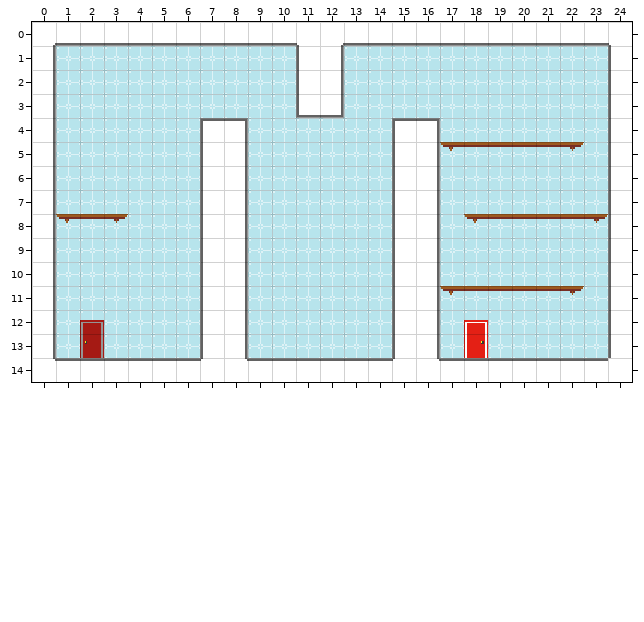
One commit to this Tiled map: assets/data/6.tmx. Above is the file before it was changed.
Cells are 16x16 px. Shown: x 0..24, y 0..14.
And afterwards:
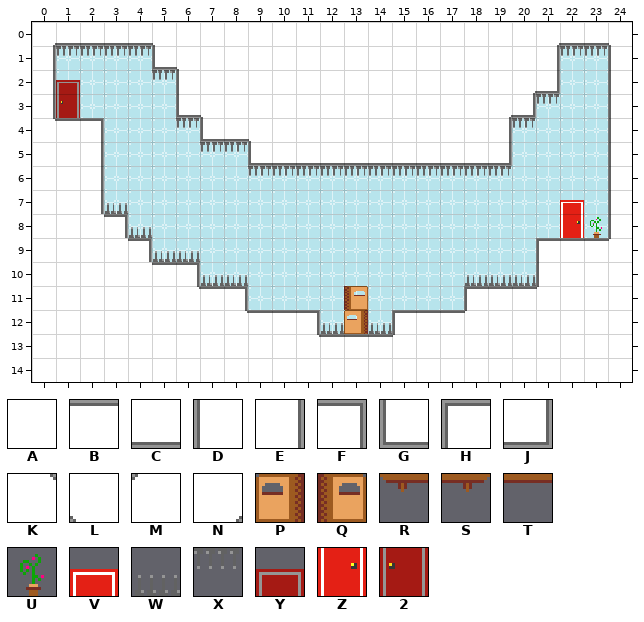
Key: from "ld-32": A 1, B 2, C 2 flipped up-down, D 2 turned 270, E 2 turned 90, F 3, G 3 turned 180, H 3 turned 270, J 3 turned 90, K 4, L 4 turned 180, M 4 turned 270, N 4 turned 90, P 10, Q 10 flipped left-right, R 13, S 13 flipped left-right, T 14, U 31, V 32, W 33, X 33 turned 180, Y 35, Z 40, 2 43.
_ is an empty cell.
Tiles replaced or removed in this view: 2, B, C, D, E, F, G, H, J, R, S, T, V, Y, Z.
From old to new:
Changed rows in their new state; . is an unchanged cell.
Layer "collidables":
first column x 0:
 0 .....LAAAAA..AAAAAAAAN...
 1 .....GLAAAAAAAAAAAAAAE...
 2 ......DAAAAAAAAAAAAANJ...
 3 ......GLAAAAAAAAAAANJ....
 4 KBF....GCLAAAAAAAAAE.....
 5 AAE....__GCCCCCCCCCJ___..
 6 AAE....__......__........
 7 AAE....__......__........
 8 AAAF...__......__.______.
 9 AAAAF..__......__....HBBM
10 AAAAABF__......__....DAAA
11 AAAAAAKBF....Q.___HBBMAAA
12 AAAAAAAAKBBF.P.HBBMAAAAAA
13 AAAAAAAAAAAKBBBMAAAAAAAAA
14 .AAAAAA..AAAAAA..AAAAAAA.
Layer "furniture":
first column x 1:
 1 XXXX.................XX
 2 Y...X..................
 3 2...................X..
 4 .....X.............X...
 5 ......XX...............
 6 ........XXXXXXXXXXX....
 7 ..W..................V.
 8 ...W.................Z.
 9 ....WW.................
10 ......WW.........WWW...
12 ._.........W.W..._.....
13 ._..............._.....
Layer "decoratives":
first column x 23:
 8 U
Pixel boxes of the changes (left, top, right, bottom) in both pictures:
changed: (53, 43, 611, 361)
